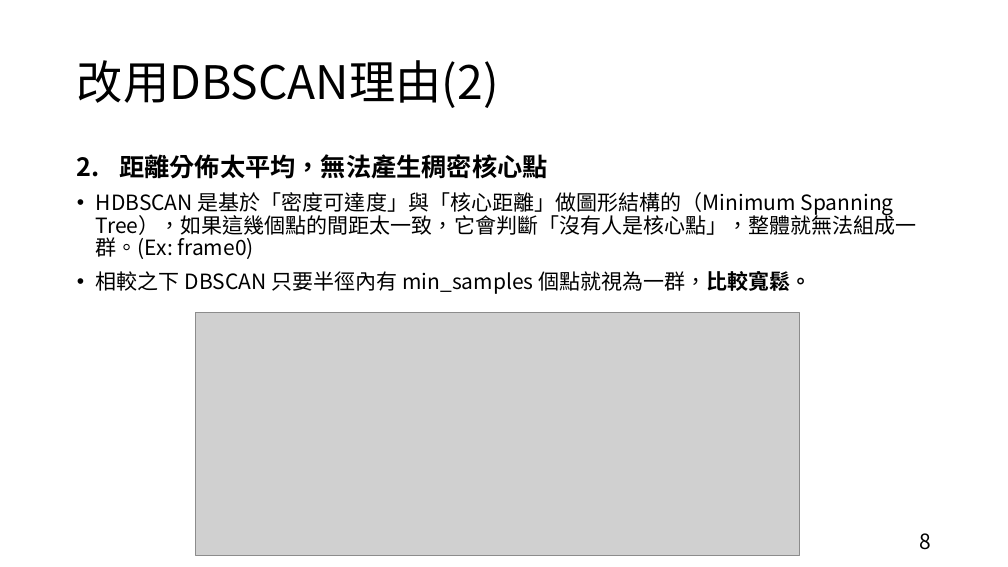
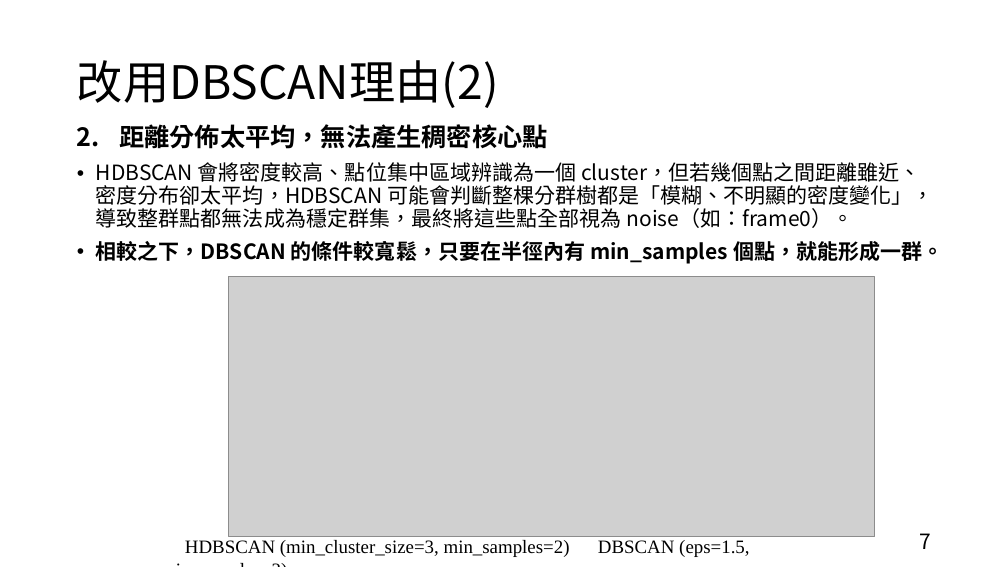
Before and after one commit to hcjohn463/Radar-tracking, a slide deck: slide 7 of proposal/0415/0415.pptx (slide 8 before the commit). Drawn at 1008x567 pixels with LibreOffice and Linux fonts; fonts in the diff are those of the drawing; grey boxes stand for pictures. Boxes give left, top, right and bottom in pixels: in the first picture for what was removed or moved away, otherwise in the second. Text is boxed around its words. In the diff, an @@ line names an element or a change of style, - is before the commit and + after.

Commit message:
Edit ppt2

```diff
--- a/proposal/0415/0415.pptx
+++ b/proposal/0415/0415.pptx
@@ text "距離分佈太平均，無法產生稠密核心點" moved from (x1=96, y1=154, x2=917, y2=294) to (x1=96, y1=124, x2=943, y2=264) @@
@@ text at (x1=96, y1=162, x2=943, y2=264): text changed @@
-• HDBSCAN 是基於「密度可達度」與「核心距離」做圖形結構的（Minimum Spanning Tree），如果這幾個點的間距太一致，它會判斷「沒有人是核心點」，整體就無法組成一群。(Ex: frame0)
-• 相較之下 DBSCAN 只要半徑內有 min_samples 個點就視為一群，比較寬鬆。
+• HDBSCAN 會將密度較高、點位集中區域辨識為一個 cluster，但若幾個點之間距離雖近、密度分布卻太平均，HDBSCAN 可能會判斷整棵分群樹都是「模糊、不明顯的密度變化」，導致整群點都無法成為穩定群集，最終將這些點全部視為 noise（如：frame0）。
+• 相較之下，DBSCAN 的條件較寬鬆，只要在半徑內有 min_samples 個點，就能形成一群。
@@ picture resized from (x1=196, y1=313, x2=800, y2=557) to (x1=228, y1=277, x2=875, y2=537) @@
@@ page number at (x1=919, y1=533, x2=931, y2=549): text changed @@
-8
+7
@@ text added at (x1=185, y1=540, x2=749, y2=557), 18 pt, text #000000 @@
+HDBSCAN (min_cluster_size=3, min_samples=2) DBSCAN (eps=1.5, min_samples=2)
```
Also in this commit, not shown: 2 other slides changed, 1 slide added.
